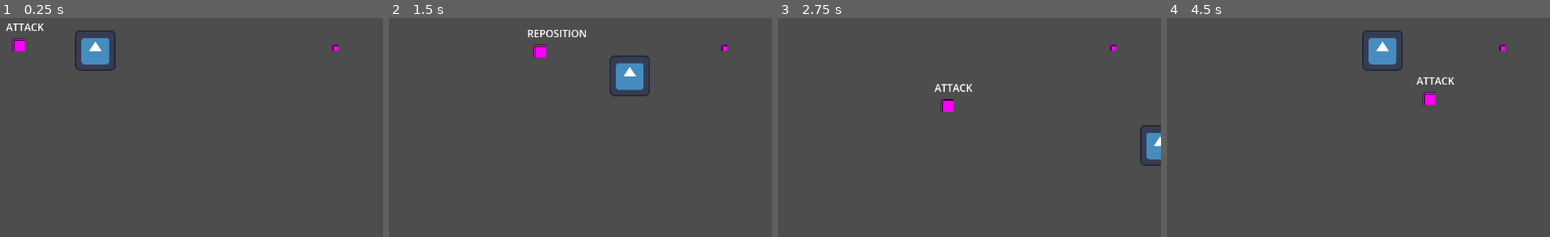
Above: before the commit, frames 1-4 (left to right).
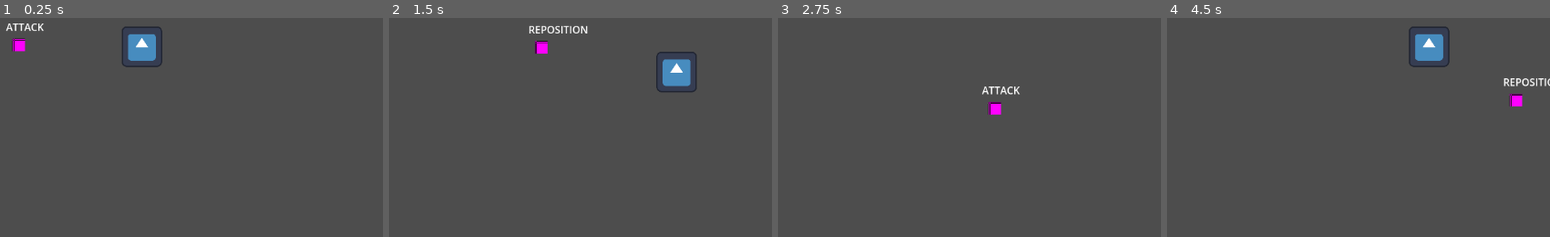
Above: after the commit, the same moments.

Repository: Pkb-Codes/zekome
Game: Godot game, scene res://dev_sandboxes/dev_Bhavishya.tscn
Two runs of this game, one before a commit and one after it. Both use one fixed random seed, a clock stepped at 60 frames per second and the inputs below. This scene is started directly instead of the project's main scene. The engine's default icon, where the game draws it, is replaced by a stand-in: a white triangle on a blue panel in a dark square.
Inputs (mouse positions are in pixels of both pictures, inside the frame that each line leads up to):
- Up to frame 1 (0.25 s): no input
- Up to frame 2 (1.5 s): tap Enter at 0.5 s; move the mouse to (569, 24) at 0.52 s; hold Right (ui_right) 0.53-1.28 s; tap Space (Dash) at 0.6, 1.35 s; move the mouse to (outside the picture) at 1.27 s; hold Down (ui_down) from 1.28 s (still down)
- Up to frame 3 (2.75 s): move the mouse to (outside the picture) at 2.02 s; release Down (ui_down) at 2.03 s; hold Right (ui_right) from 2.03 s (still down); tap Space (Dash) at 2.1 s
- Up to frame 4 (4.5 s): move the mouse to (outside the picture) at 2.77 s; release Right (ui_right) at 2.78 s; hold Up (ui_up) 2.78-3.53 s; tap Space (Dash) at 2.85, 3.6, 4.35 s; move the mouse to (1404, 105) at 3.52 s; hold Left (ui_left) from 3.53 s (still down); move the mouse to (outside the picture) at 4.27 s

The runs differ from the first frame. In frame 1, 2.4% of the frame differs, in the area x 19-89%, y 3-25%; in frame 2, 3.1%; in frame 3, 1.5%; in frame 4, 3.3%, in the area x 50-100%, y 3-41%.

Commit message:
adopted player health system to wolf
added an area2d hitbox to wolf
take_damage in player script is called when player enters wolf hitbox

Diff:
--- a/dev_sandboxes/dev_Bhavishya.tscn
+++ b/dev_sandboxes/dev_Bhavishya.tscn
@@ -13,7 +13,7 @@
 [node name="wolf" parent="." unique_id=191618256 instance=ExtResource("1_mlt7u")]
 
 [node name="Player_Test" type="CharacterBody2D" parent="." unique_id=895898006 groups=["player"]]
-position = Vector2(500, 4)
+position = Vector2(821, 8)
 collision_layer = 4
 
 [node name="Sprite2D" type="Sprite2D" parent="Player_Test" unique_id=1769820827]
@@ -26,6 +26,6 @@
 visible = false
 
 [node name="player" parent="." unique_id=56953062 instance=ExtResource("2_ji6t0")]
-position = Vector2(121.285, 9)
+position = Vector2(195, 3)
 scale = Vector2(0.5, 0.5)
 collision_layer = 4
--- a/scenes/Wolf.tscn
+++ b/scenes/Wolf.tscn
@@ -7,7 +7,10 @@
 
 [sub_resource type="CapsuleShape2D" id="CapsuleShape2D_mlt7u"]
 
-[sub_resource type="CircleShape2D" id="CircleShape2D_v25rj"]
+[sub_resource type="CircleShape2D" id="CircleShape2D_wvoo0"]
+
+[sub_resource type="CircleShape2D" id="CircleShape2D_jsxd1"]
+radius = 15.0
 
 [node name="wolf" type="CharacterBody2D" unique_id=191618256]
 collision_layer = 2
@@ -32,9 +35,17 @@
 [node name="playerDetection" type="Area2D" parent="." unique_id=44469218]
 collision_mask = 5
 
-[node name="CollisionShape2D" type="CollisionShape2D" parent="playerDetection" unique_id=1558122046]
-scale = Vector2(10, 10)
-shape = SubResource("CircleShape2D_v25rj")
+[node name="CollisionShape2D" type="CollisionShape2D" parent="playerDetection" unique_id=1089710971]
+scale = Vector2(20, 20)
+shape = SubResource("CircleShape2D_wvoo0")
+
+[node name="hitbox" type="Area2D" parent="." unique_id=1552200479]
+collision_mask = 5
+
+[node name="CollisionShape2D" type="CollisionShape2D" parent="hitbox" unique_id=388952096]
+shape = SubResource("CircleShape2D_jsxd1")
+debug_color = Color(0.9878529, 0.10937252, 0, 0.41960785)
 
 [connection signal="body_entered" from="playerDetection" to="." method="_on_area_2d_body_entered"]
 [connection signal="body_exited" from="playerDetection" to="." method="_on_area_2d_body_exited"]
+[connection signal="body_entered" from="hitbox" to="." method="_on_hitbox_body_entered"]
--- a/scripts/wolf.gd
+++ b/scripts/wolf.gd
@@ -70,11 +70,20 @@
 	if body.is_in_group("player"):
 		player = body
 		player_detected = true
+		#print("player detected")
 
 func _on_area_2d_body_exited(body: Node2D) -> void:
 	# Detect player leaving area
 	if body == player:
 		player_detected = false
+		#print("player exited")
+
+func _on_hitbox_body_entered(body: Node2D) -> void:
+	#damage player
+	if body.is_in_group('player'):
+		if body.has_method('take_damage'):
+			body.take_damage(10)
+			print("-10HP")
 
 func idle_state():
 
